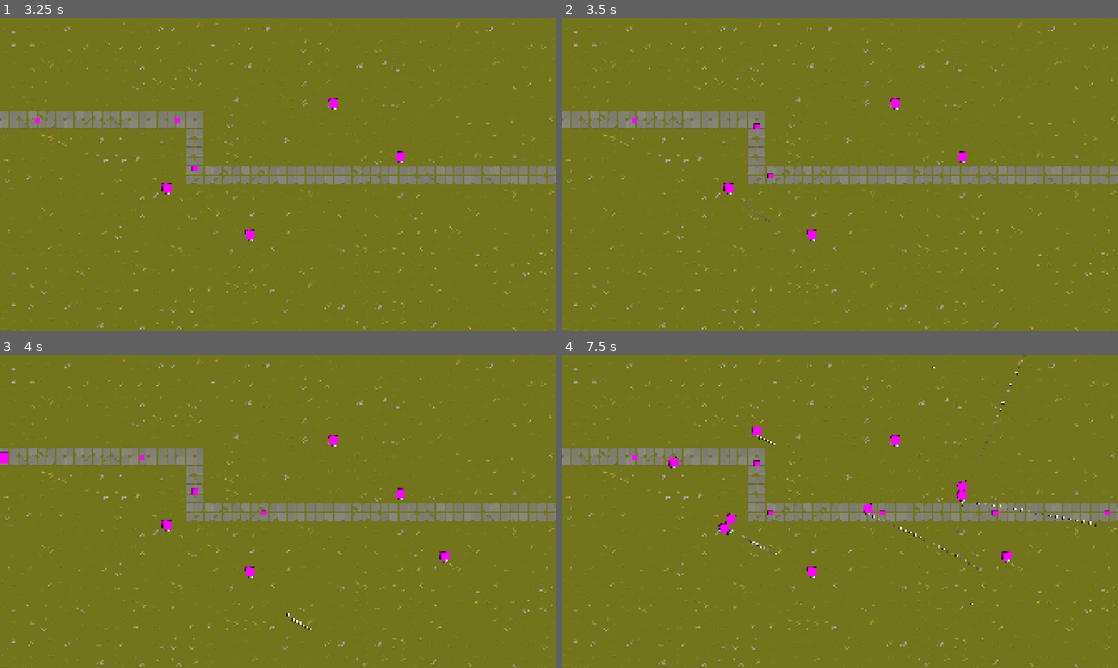
Above: before the commit, frames 1-4 (two rows, left to right).
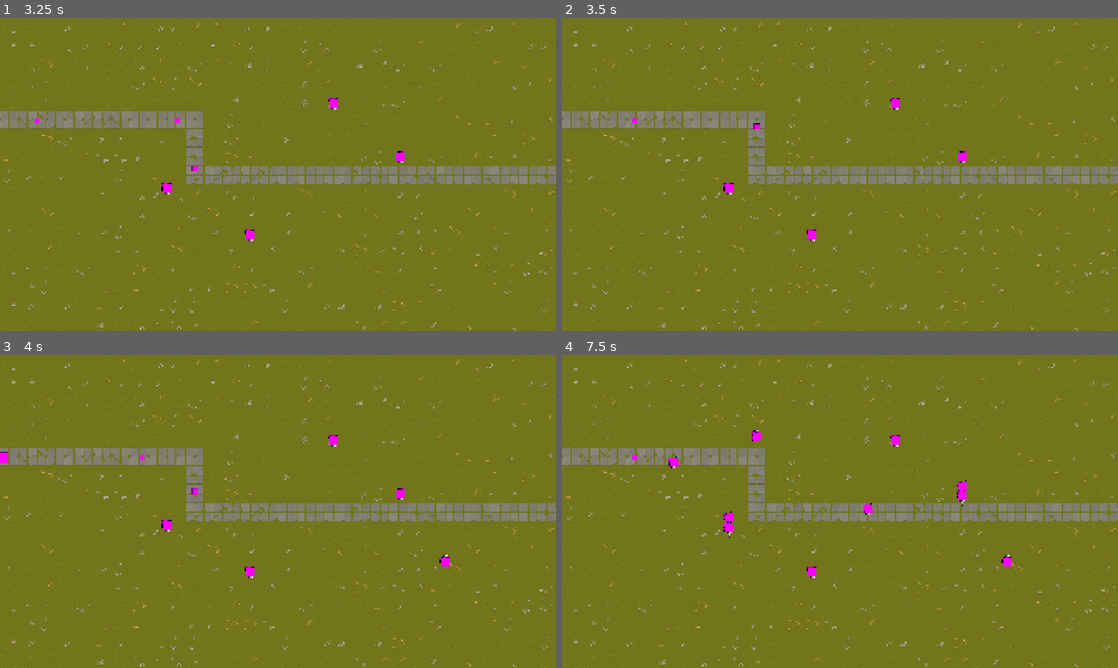
Above: after the commit, the same moments.

Repository: doakeserino/towerdefensegame
Game: Godot game, scene res://Scenes/map2.tscn
The game is run twice, just before and just after one commit, with the same random seed, the same clock (stepped at 60 frames per second) and the same inputs.
Inputs (mouse positions are in pixels of both pictures, inside the frame that each line leads up to):
- Up to frame 1 (3.25 s): tap Enter at 0.5 s; move the mouse to (400, 158) at 0.52 s; click (400, 158) at 0.6 s; move the mouse to (166, 190) at 1.27 s; click (166, 190) at 1.35 s; move the mouse to (333, 105) at 2.02 s; click (333, 105) at 2.1 s; move the mouse to (250, 237) at 2.77 s; click (250, 237) at 2.85 s
- Up to frame 2 (3.5 s): no input
- Up to frame 3 (4 s): move the mouse to (444, 558) at 3.52 s; click (444, 558) at 3.6 s
- Up to frame 4 (7.5 s): move the mouse to (673, 464) at 4.27 s; click (673, 464) at 4.35 s; move the mouse to (867, 511) at 5.02 s; click (867, 511) at 5.1 s; move the mouse to (756, 433) at 5.77 s; click (756, 433) at 5.85 s; move the mouse to (962, 495) at 6.52 s; click (962, 495) at 6.6 s; move the mouse to (728, 527) at 7.27 s; click (728, 527) at 7.35 s

Frame 1 is identical in both runs. In frame 2, less than 0.1% of the frame differs, in the area x 32-38%, y 49-66%; in frame 3, 0.1%; in frame 4, 0.6%, in the area x 28-100%, y 0-80%.
Error after the commit: Invalid access to property or key 'position' on a base object of type 'previously freed'. (res://Scripts/map_2.gd:32)

Commit message:
draft 2
crashes on shot

Diff:
--- a/Scenes/bullet.tscn
+++ b/Scenes/bullet.tscn
@@ -1,4 +1,6 @@
 [gd_scene format=3 uid="uid://7jf5vjqu65ig"]
+
+[ext_resource type="Script" uid="uid://wddgysa4pttx" path="res://Scripts/bullet.gd" id="1_xjght"]
 
 [sub_resource type="RectangleShape2D" id="RectangleShape2D_yf5fn"]
 size = Vector2(8, 8)
@@ -10,12 +12,15 @@
 width = 8
 height = 8
 
-[node name="Bullet" type="RigidBody2D" unique_id=781629532]
+[node name="Bullet" type="RigidBody2D" unique_id=781629532 groups=["bullet"]]
 collision_layer = 2
 gravity_scale = 0.0
+script = ExtResource("1_xjght")
 
 [node name="CollisionShape2D" type="CollisionShape2D" parent="." unique_id=1144772923]
 shape = SubResource("RectangleShape2D_yf5fn")
 
 [node name="Sprite2D" type="Sprite2D" parent="." unique_id=522441491]
 texture = SubResource("GradientTexture2D_g4v7s")
+
+[connection signal="body_entered" from="." to="." method="_on_body_entered"]
--- a/Scenes/enemy.tscn
+++ b/Scenes/enemy.tscn
@@ -6,6 +6,9 @@
 size = Vector2(20, 20)
 
 [sub_resource type="RectangleShape2D" id="RectangleShape2D_g4v7s"]
+
+[sub_resource type="CircleShape2D" id="CircleShape2D_g4v7s"]
+radius = 15.0
 
 [node name="Enemy" type="RigidBody2D" unique_id=1528339223 groups=["Damages"]]
 collision_layer = 2
@@ -19,3 +22,12 @@
 shape = SubResource("RectangleShape2D_g4v7s")
 
 [node name="Timer" type="Timer" parent="." unique_id=499680943]
+
+[node name="Hitbox" type="Area2D" parent="." unique_id=2125502240]
+collision_mask = 3
+
+[node name="CollisionShape2D" type="CollisionShape2D" parent="Hitbox" unique_id=1462051632]
+shape = SubResource("CircleShape2D_g4v7s")
+
+[connection signal="body_entered" from="." to="." method="_on_body_entered"]
+[connection signal="body_entered" from="Hitbox" to="." method="_on_hitbox_body_entered"]
--- /dev/null
+++ b/Scripts/bullet.gd
@@ -0,0 +1,11 @@
+extends RigidBody2D
+
+var damage := 1
+# Called when the node enters the scene tree for the first time.
+func _ready():
+	pass # Replace with function body.
+
+
+# Called every frame. 'delta' is the elapsed time since the previous frame.
+func _process(delta):
+	pass
--- a/Scripts/enemy.gd
+++ b/Scripts/enemy.gd
@@ -1,8 +1,11 @@
 extends RigidBody2D
+
+@onready var hitbox = $Hitbox
 
 const SPEED = 500.0
 const DAMAGE = 10
 
+var health := 1
 # Called when the node enters the scene tree for the first time.
 func _ready():
 	pass # Replace with function body.
@@ -10,4 +13,13 @@
 
 # Called every frame. 'delta' is the elapsed time since the previous frame.
 func _process(_delta):
-	pass
+	if health < 1:
+		queue_free()
+
+func take_damage(damage : int):
+	health -= damage
+
+
+func _on_hitbox_body_entered(body):
+	if body.is_in_group("bullet"):
+		take_damage(body.damage)
--- a/Scripts/gun.gd
+++ b/Scripts/gun.gd
@@ -11,8 +11,12 @@
 	pass
 
 func shoot(target):
+	get_parent().shooting = true
 	var new_bullet = bullet.instantiate()
 	add_child(new_bullet)
 	# Create tween for bullet position to target position
 	var tween = get_tree().create_tween()
-	tween.tween_property(new_bullet, "position", target.global_position, 1.0)
+	var destroy_timer = get_tree().create_timer(0.1)
+	tween.tween_property(new_bullet, "global_position", target.global_position, 0.01)
+	await destroy_timer.timeout
+	new_bullet.queue_free()
--- a/Scripts/tower.gd
+++ b/Scripts/tower.gd
@@ -5,9 +5,10 @@
 var has_enemies : bool
 var enemies = []
 var target
+var shooting : bool = false
 # Called when the node enters the scene tree for the first time.
 func _ready():
-	pass # Replace with function body.
+	pass
 
 
 # Called every frame. 'delta' is the elapsed time since the previous frame.
@@ -17,10 +18,12 @@
 		target = enemies[0]
 	else:
 		has_enemies = false
-	while has_enemies:
+	if has_enemies and not shooting:
 		shoot()
 		var cooldown = get_tree().create_timer(1.0)
 		await cooldown.timeout
+		shooting = false
+
 func _on_area_2d_body_entered(body):
 	if body.is_in_group("Damages"):
 		enemies.append(body)
--- a/project.godot
+++ b/project.godot
@@ -26,6 +26,7 @@
 
 Damages=""
 Tower=""
+bullet=""
 
 [input]
 
Not shown, added: Scripts/bullet.gd.uid
